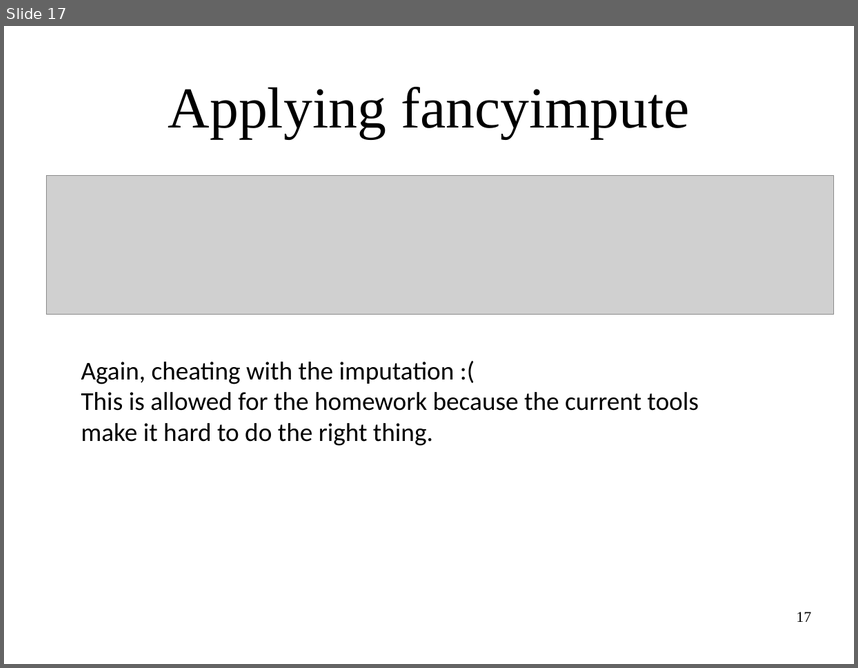
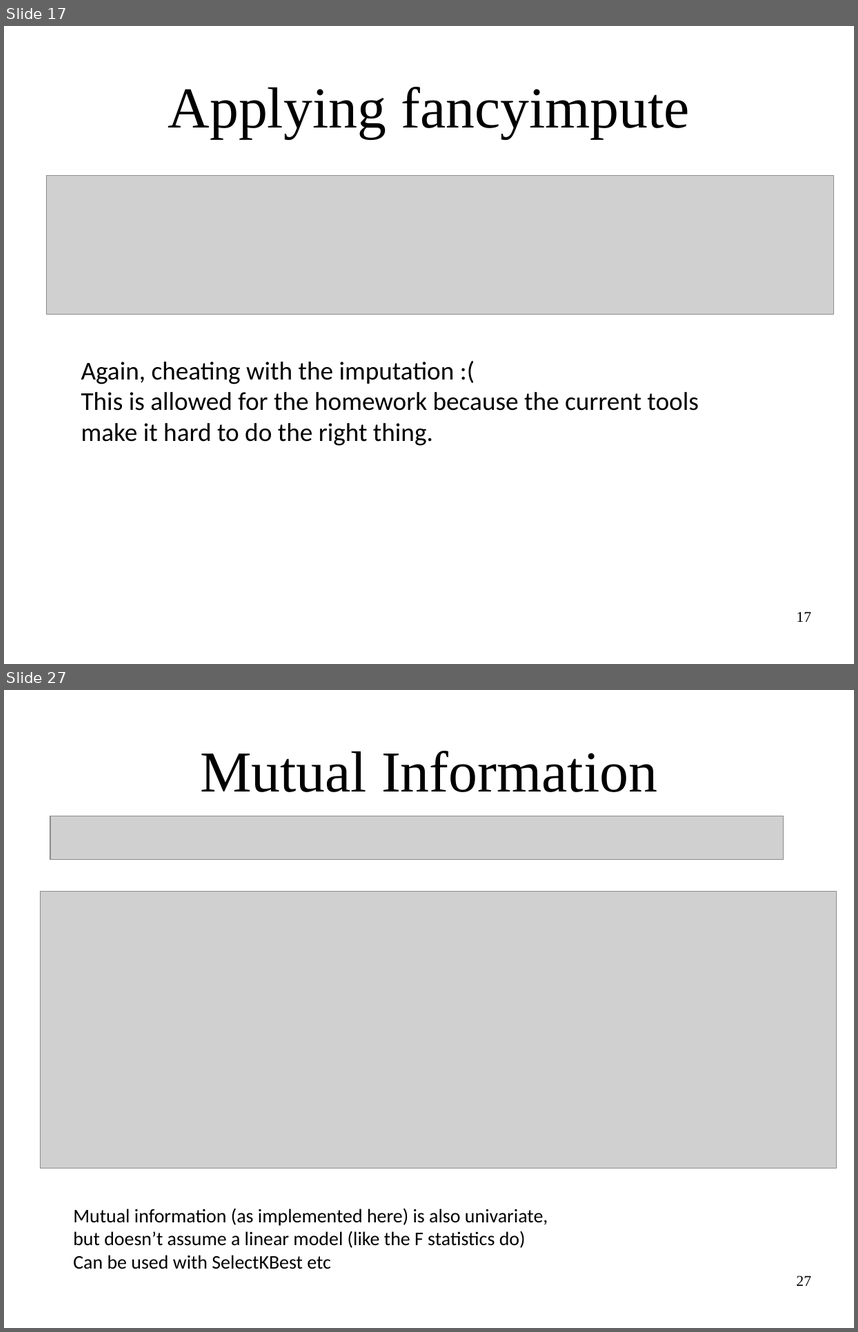
Before and after one commit to amueller/applied_ml_spring_2017, a slide deck: slides/aml-08-021317.odp. Shown one above the other, each under a label of ours: slide 17 before the commit, slides 17 and 27 after it; the slides between them are not shown. The pictures are 858x668 and 858x1332 pixels, drawn with LibreOffice and Linux fonts; fonts in the diff are those of the drawing; grey boxes stand for pictures. Boxes give left, top, right and bottom in pixels: in the first picture for what was removed or moved away, otherwise in the second. Text is boxed around its words. In the diff, an @@ line names an element or a change of style, - is before the commit and + after.

Commit message:
update slides and notebooks  for 08 - feature selection

```diff
--- a/slides/aml-08-021317.odp
+++ b/slides/aml-08-021317.odp
@@ slide 27 added at <box>4,690,854,1328</box>, background #FFFFFF @@
@@ title added at <box>200,751,657,792</box>, 54 pt, text #000000 @@
+Mutual Information
@@ picture added at <box>50,816,783,860</box> @@
@@ picture added at <box>41,891,837,1168</box> @@
@@ text added at <box>73,1208,548,1269</box>, 18 pt, text #000000 @@
+Mutual information (as implemented here) is also univariate,
+but doesn’t assume a linear model (like the F statistics do)
+Can be used with SelectKBest etc
@@ page number added at <box>796,1275,811,1285</box>, 14 pt, text #000000 @@
+27
```
Also in this commit, not shown: 14 other slides added, 1 other file.
